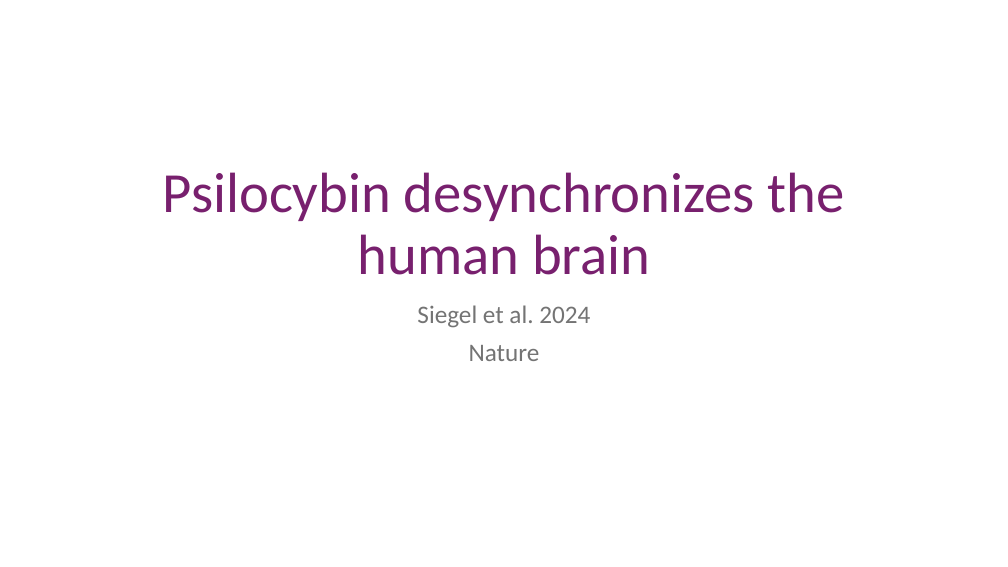
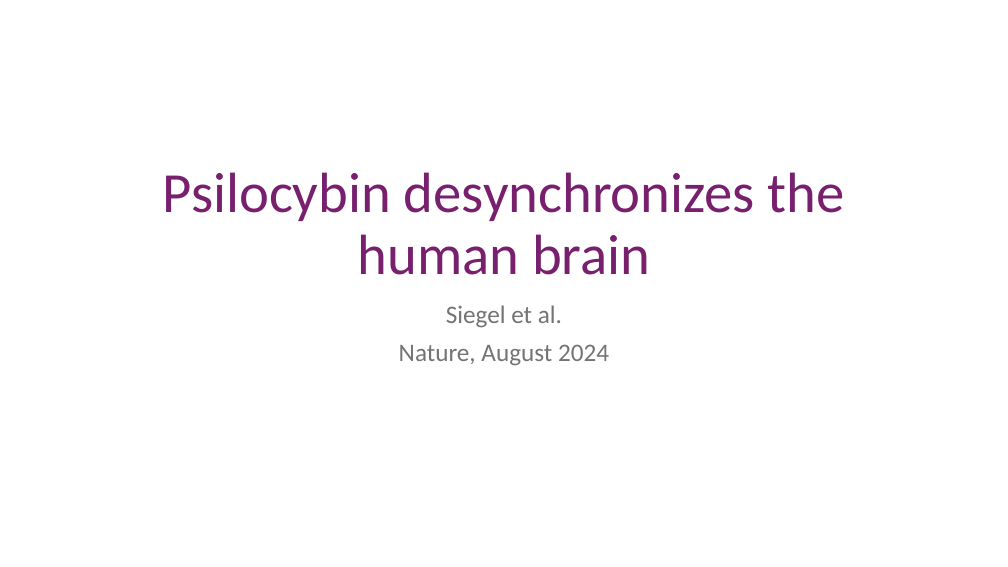
Before and after one commit to nghess/cnjc, a slide deck: slide 1 of psilocybin_fc/siegel_etal_2024.pptx. Drawn at 1008x567 pixels with LibreOffice and Linux fonts; fonts in the diff are those of the drawing. Boxes give left, top, right and bottom in pixels: in the first picture for what was removed or moved away, otherwise in the second. Text is boxed around its words. In the diff, an @@ line names an element or a change of style, - is before the commit and + after.

```diff
--- a/psilocybin_fc/siegel_etal_2024.pptx
+++ b/psilocybin_fc/siegel_etal_2024.pptx
@@ subtitle at [399, 305, 609, 366]: text changed @@
-Siegel et al. 2024
-Nature
+Siegel et al.
+Nature, August 2024
```
Also in this commit, not shown: 5 other slides changed, 12 slides added, 1 slide removed, 9 other files.
